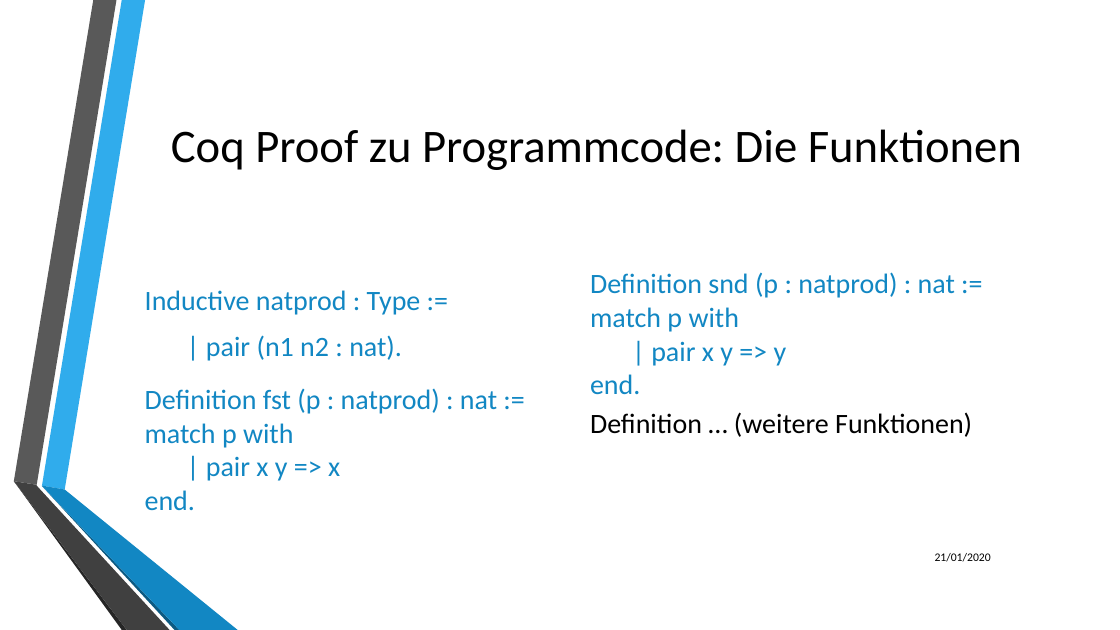
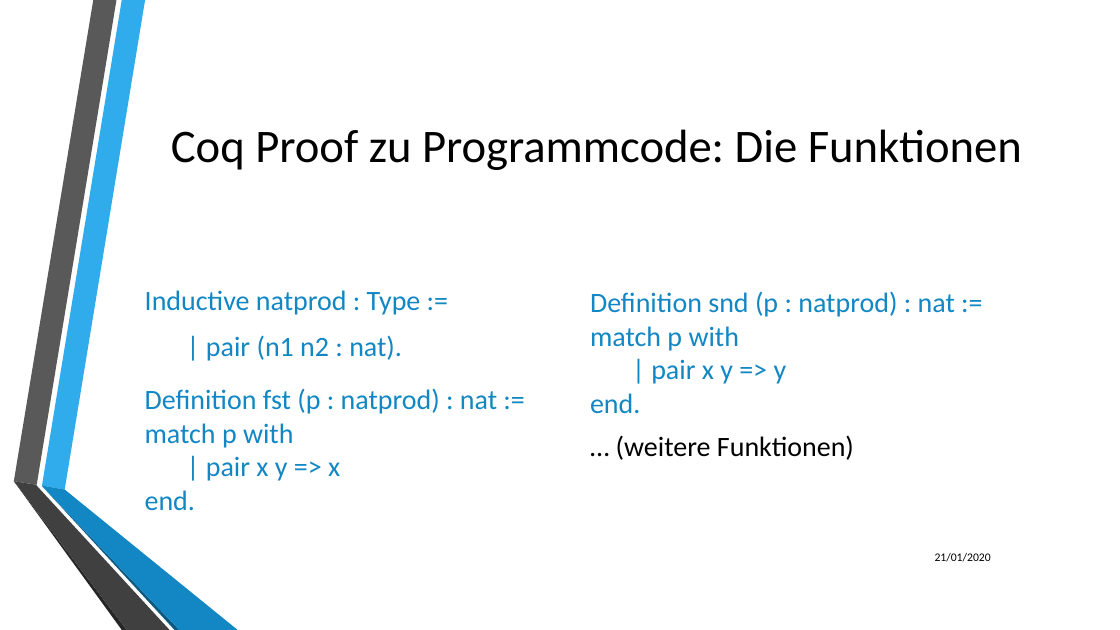
Before and after one commit to LukasKiederle/seminar-coq, a slide deck: slide 21 of final-presentation.pptx. Drawn at 1120x630 pixels with LibreOffice and Linux fonts; fonts in the diff are those of the drawing; background and template pictures are left out. Boxes give left, top, right and bottom in pixels: in the first picture for what was removed or moved away, otherwise in the second. Text is boxed around its words. In the diff, an @@ line names an element or a change of style, - is before the commit and + after.

```diff
--- a/final-presentation.pptx
+++ b/final-presentation.pptx
@@ text "Definition snd (p : natprod) ...": place and size @@
-text "Definition snd (p : natprod) ..." at (590,272,955,394)
+text "Definition snd (p : natprod) ..." at (590,291,955,413)
@@ text at (616,435,854,460): text changed @@
-Definition … (weitere Funktionen)
+… (weitere Funktionen)
```
Also in this commit, not shown: 11 other slides changed.
